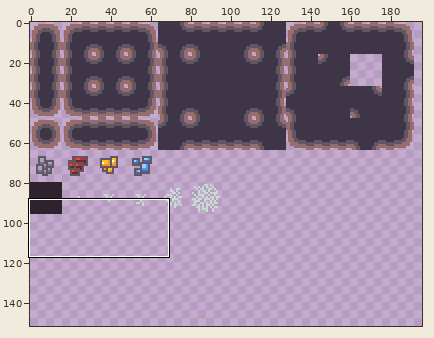
Two versions of one sprite sheet, cave.png. The picture above shows the old version from afar; the outline marks the close-up.
Close-up. Before the edit:
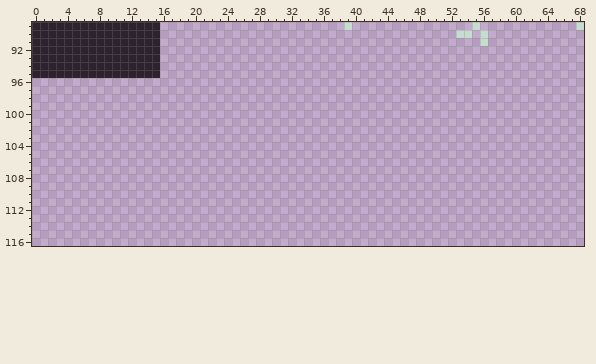
The file is 256x256 pixels. Shown: x 0..68, y 89..116. The wide view leaves out empty margins. The commit also changed other parts of the picture, which this record leaves out.
The result:
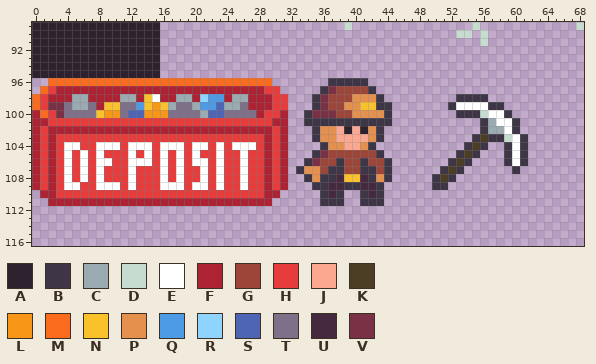
Palette (. is transparent): A #2e222f  B #3e3546  C #9babb2  D #c7dcd0  E #ffffff  F #ae2334  G #9e4539  H #e83b3b  J #fca790  K #4c3e24  L #f79617  M #fb6b1d  N #f9c22b  P #e6904e  Q #4d9be6  R #8fd3ff  S #4d65b4  T #7f708a  U #45293f  V #7a3045
Difference:
Changed rows in their new state; - is an unchanged pixel.
first column x 0:
 96 --MMMMMMMMMMMMMMMMMMMMMMMMMMMM-------BBBBB--------------------
 97 -MHFFFFFFFFFFFFFFFFFFFFFFFFFFHH-----BVGGGGB-------------------
 98 MHFFFCCFFFFCCFNEFFCCFRQQFCCFFFHH---BVGGGPPPB---------BBBB-----
 99 MHVVTCCTFNNTTQNLNCTTCQQSCCTFFFHH---BVGGPPNNBB-------BEEEEBB---
100 FMHVTTTTNLLTSSLLLTTTTCSSTTTTFHHF--BVVVGGPPPPB--------BBBDEEB--
101 FFHHHHHHHHHHHHHHHHHHHHHHHHHHHHFF--BBBBBBBBBBB-----------BCEEB-
102 FHFFFFFFFFFFFFFFFFFFFFFFFFFFFFHF---BPPJAJAPB------------BCCEB-
103 FHFHHHHHHHHHHHHHHHHHHHHHHHHHHFHF---BPPJJJJPB-----------BKBBDEB
104 FHFHEEHHEEEHEEEHEEEHEEHEHEEEHFHF----BPPJJPB-----------BKB--BEB
105 FHFHEHEHEHHHEHEHEHEHEHHEHHEHHFHF---BVGGGGGGB---------BKB---BEB
106 FHFHEHEHEEHHEEEHEHEHEEHEHHEHHFHF--BVGGBGGBGGB-------BKB----BEB
107 FHFHEHEHEHHHEHHHEHEHHEHEHHEHHFHF-BPPGBBGGBBGB------BKB------B-
108 FHFHEHEHEHHHEHHHEHEHHEHEHHEHHFHF--BPBBUNNUBPB-----BKB---------
109 FHFHEEHHEEEHEHHHEEEHEEHEHHEHHFHF---BBUUBBUUB------BB----------
110 -FFHHHHHHHHHHHHHHHHHHHHHHHHHHFF-----BUB--BUB------------------
111 --FFFFFFFFFFFFFFFFFFFFFFFFFFFF------BBB--BBB------------------
Changed places in both close-ups, as pixel boxes (x1, y1, x2, y2):
added: (32, 78, 392, 206)
added: (432, 94, 528, 190)
